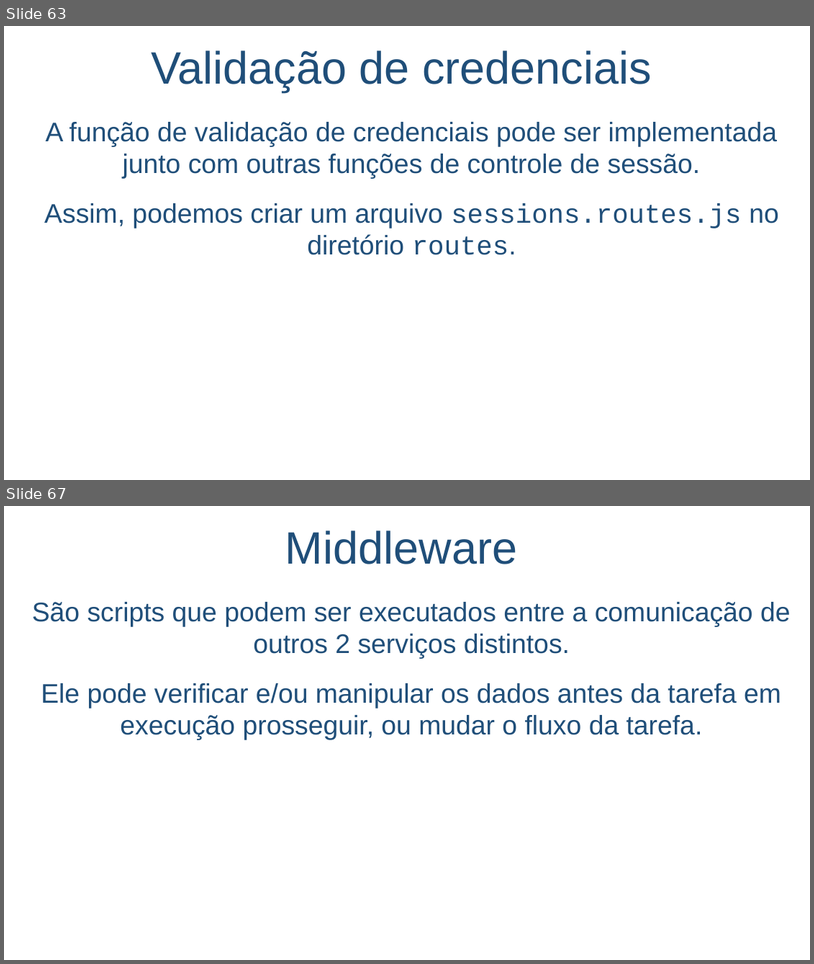
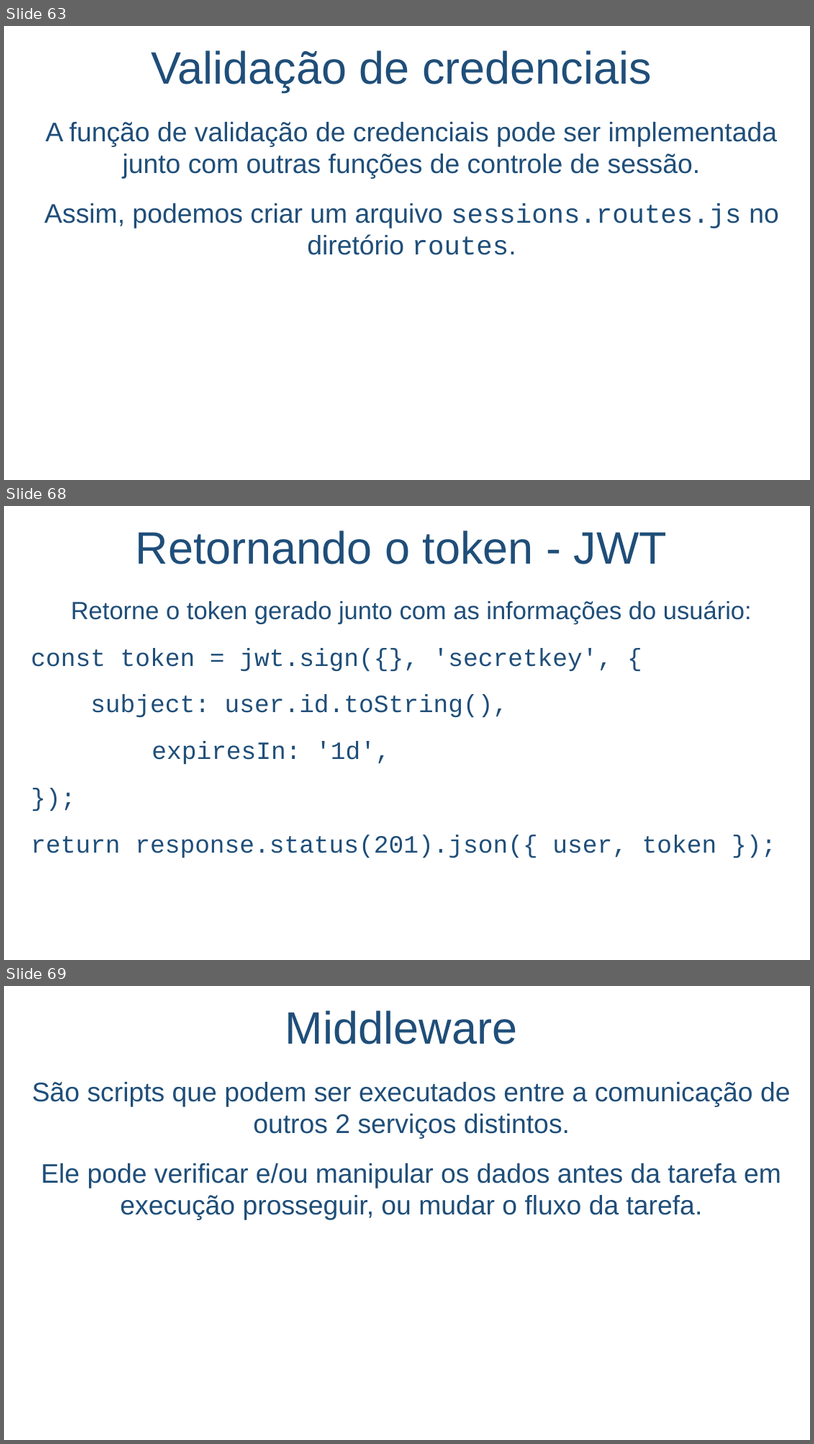
Before and after one commit to salmo-jr/public-slides, a slide deck: node-js.pptx. Shown one above the other, each under a label of ours: slides 63 and 67 before the commit, slides 63, 68 and 69 after it; the slides between them are not shown. The pictures are 814x964 and 814x1444 pixels, drawn with LibreOffice and Linux fonts; fonts in the diff are those of the drawing; background and template pictures are left out. Boxes give left, top, right and bottom in pixels: in the first picture for what was removed or moved away, otherwise in the second. Text is boxed around its words. In the diff, an @@ line names an element or a change of style, - is before the commit and + after.

Commit message:
adds slides about authentication by token

```diff
--- a/node-js.pptx
+++ b/node-js.pptx
@@ slide 68 added at [4,506,810,960], background picture (left out) @@
@@ text added at [136,530,667,564], 54 pt, text #1F4E79 @@
+Retornando o token - JWT
@@ text added at [31,600,752,857], 29.6 pt, text #1F4E79 @@
+Retorne o token gerado junto com as informações do usuário:
+const token = jwt.sign({}, 'secretkey', {
+subject: user.id.toString(),
+expiresIn: '1d',
+});
+return response.status(201).json({ user, token });
@@ what was slide 67 is now slide 69 @@
```
Also in this commit, not shown: 2 slides changed, 6 other slides added, 1 slide removed.
